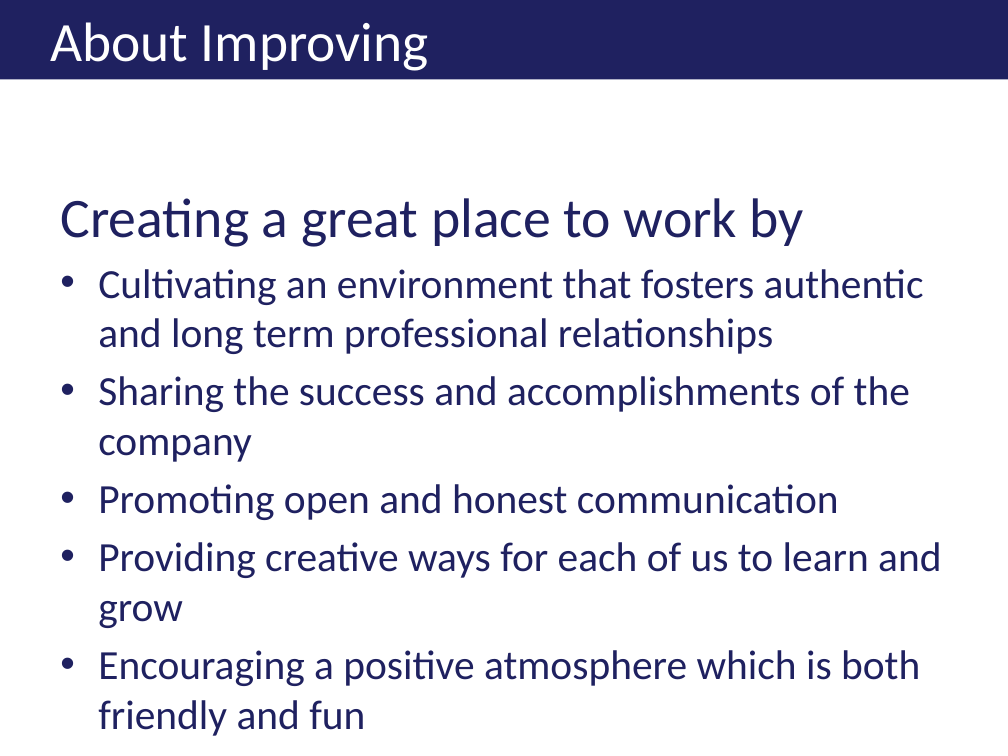
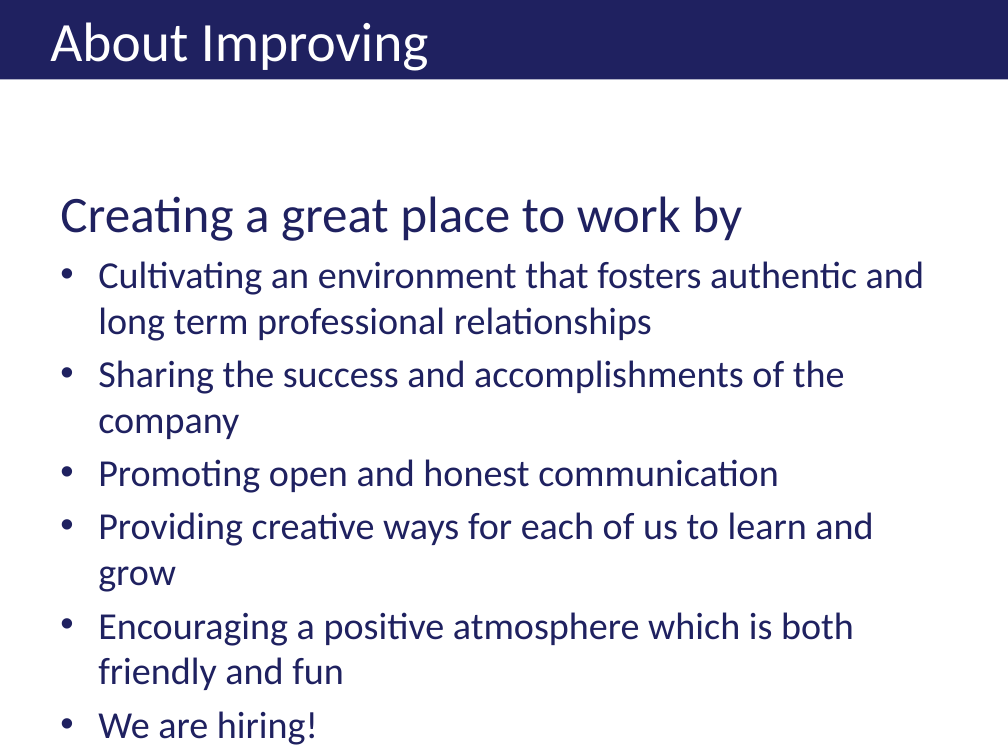
Before and after one commit to jkwuc89/Presentations, a slide deck: slide 4 of Living on borrowed time; or Dude, where are the docs.pptx (slide 5 before the commit). Drawn at 1008x756 pixels with LibreOffice and Linux fonts; fonts in the diff are those of the drawing; background and template pictures are left out. Boxes give left, top, right and bottom in pixels: in the first picture for what was removed or moved away, otherwise in the second. Text is boxed around its words. In the diff, an @@ line names an element or a change of style, - is before the commit and + after.

Commit message:
One more Columbus Code Camp 2017 update

```diff
--- a/Living on borrowed time; or Dude, where are the docs.pptx
+++ b/Living on borrowed time; or Dude, where are the docs.pptx
@@ text at [60,196,924,690]: paragraph added @@
+• We are hiring!
@@ text at [60,196,924,690]: size 39.8 to 36.5 pt in "Creating a great place to work by"; size 29.6 to 27.2 pt in "Cultivating an environment that fosters authentic and ...", "Sharing the success and accomplishments of the ...", "Promoting open and honest communication", "Providing creative ways for each of us ..." and 1 more places @@
```
